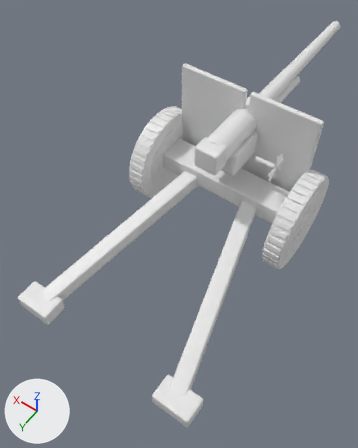
What one commit did to the glTF model public/models/land/artillery-lod0.glb.
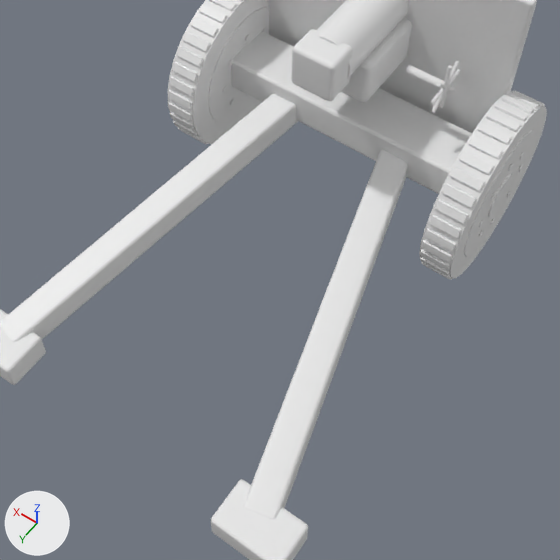
There are two pictures of each version: one whole from a camera (50 mm lens) standing at (-1.91, 3.67, 5.04) and looking at (0.18, 0.74, 0.44), one close up on the part from 11% to 94% of the width and 27% to 93% of the height. Lighting does not change. The marker at lower left points along +X, +Y and +Z. The older version's two pictures come first. Vertices at exactly the same position are counted once.

Script lines for the objects in view, before the commit:
```python
me_cube_549 = bpy.data.meshes.new('Cube.549')
me_cube_549.from_pydata(...)  # 5952 vertices, 11360 faces; spans x -1.16..1.16, y -2.66..2.47, z -0.01..1.78
ob_ironfronts_artillery_001 = bpy.data.objects.new('Ironfronts_artillery.001', me_cube_549)
ob_ironfronts_artillery_001.location = (0.0, 0.0, 0.0)
```
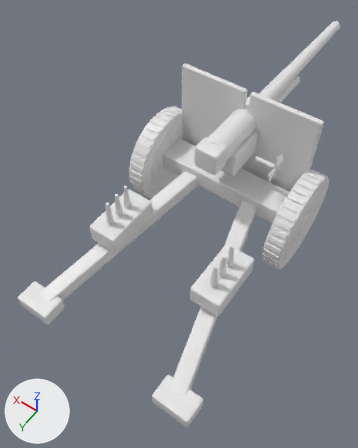
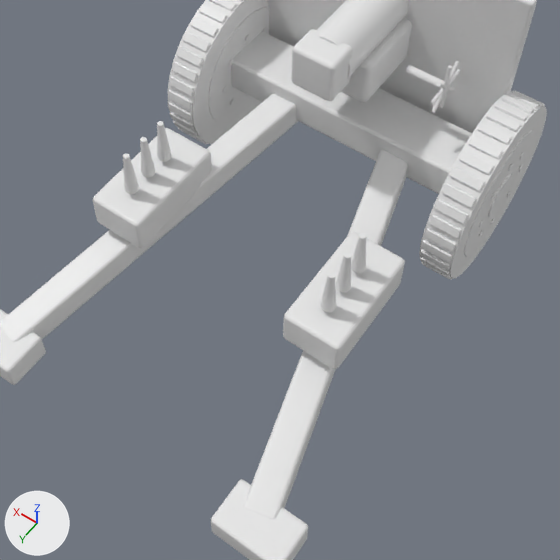
What differs and where, as boxes (x1, y1, x2, y2) in the close-ups (560 x 560 px):
part 1 of me_cube_549, added: after (283, 232, 405, 369)
part 2 of me_cube_549, added: after (351, 233, 366, 273)
part 3 of me_cube_549, added: after (336, 252, 351, 292)
part 4 of me_cube_549, added: after (320, 272, 336, 312)
part 5 of me_cube_549, added: after (93, 128, 212, 248)
part 6 of me_cube_549, added: after (157, 121, 172, 161)
part 7 of me_cube_549, added: after (140, 137, 156, 177)
part 8 of me_cube_549, added: after (123, 153, 139, 194)

The change, as a list of edits to the scene's bpy script:
```text
Change me_cube_549:
    used by ob_ironfronts_artillery_001; location = (0.0, 0.0, 0.0)
    remove me_cube_549.from_pydata(...)  # 5952 vertices, 11360 faces; spans x -1.16..1.16, y -2.66..2.47, z -0.01..1.78
    add me_cube_549.from_pydata(...)  # 6256 vertices, 11936 faces; spans x -1.16..1.16, y -2.66..2.47, z -0.01..1.78
    me_cube_549 part 1: the loose piece of 56 vertices spanning x -1.0..-0.28, y -0.02..2.32, z 0.01..0.71 is copied, and the copy is multiplied about its middle by the matrix ((1.947, 0.464, 0.0), (-0.064, 0.269, -0.061), (-0.067, 0.28, 1.31)), then moved by (-0.04, 0.01, 0.22); it spans x -0.86..-0.5, y 0.81..1.51, z 0.45..0.7
    me_cube_549 part 2: a new loose piece, a 16-sided cut cone along z (radius 0.043 at the low end, 0.018 at the high end) spanning x -0.723..-0.637, y 0.997..1.083, z 0.75..1.04
    me_cube_549 part 3: a new loose piece, a 16-sided cut cone along z (radius 0.043 at the low end, 0.018 at the high end) spanning x -0.723..-0.637, y 1.147..1.233, z 0.75..1.04
    me_cube_549 part 4: a new loose piece, a 16-sided cut cone along z (radius 0.043 at the low end, 0.018 at the high end) spanning x -0.723..-0.637, y 1.297..1.383, z 0.75..1.04
    me_cube_549 part 5: the loose piece of 56 vertices spanning x 0.28..1.0, y -0.02..2.32, z 0.01..0.71 is copied, and the copy is multiplied about its middle by the matrix ((1.947, -0.464, 0.0), (0.064, 0.269, -0.061), (0.067, 0.28, 1.31)), then moved by (0.04, 0.01, 0.22); it spans x 0.5..0.86, y 0.81..1.51, z 0.45..0.7
    me_cube_549 part 6: a new loose piece, a 16-sided cut cone along z (radius 0.043 at the low end, 0.018 at the high end) spanning x 0.637..0.723, y 0.997..1.083, z 0.75..1.04
    me_cube_549 part 7: a new loose piece, a 16-sided cut cone along z (radius 0.043 at the low end, 0.018 at the high end) spanning x 0.637..0.723, y 1.147..1.233, z 0.75..1.04
    me_cube_549 part 8: a new loose piece, a 16-sided cut cone along z (radius 0.043 at the low end, 0.018 at the high end) spanning x 0.637..0.723, y 1.297..1.383, z 0.75..1.04
```
